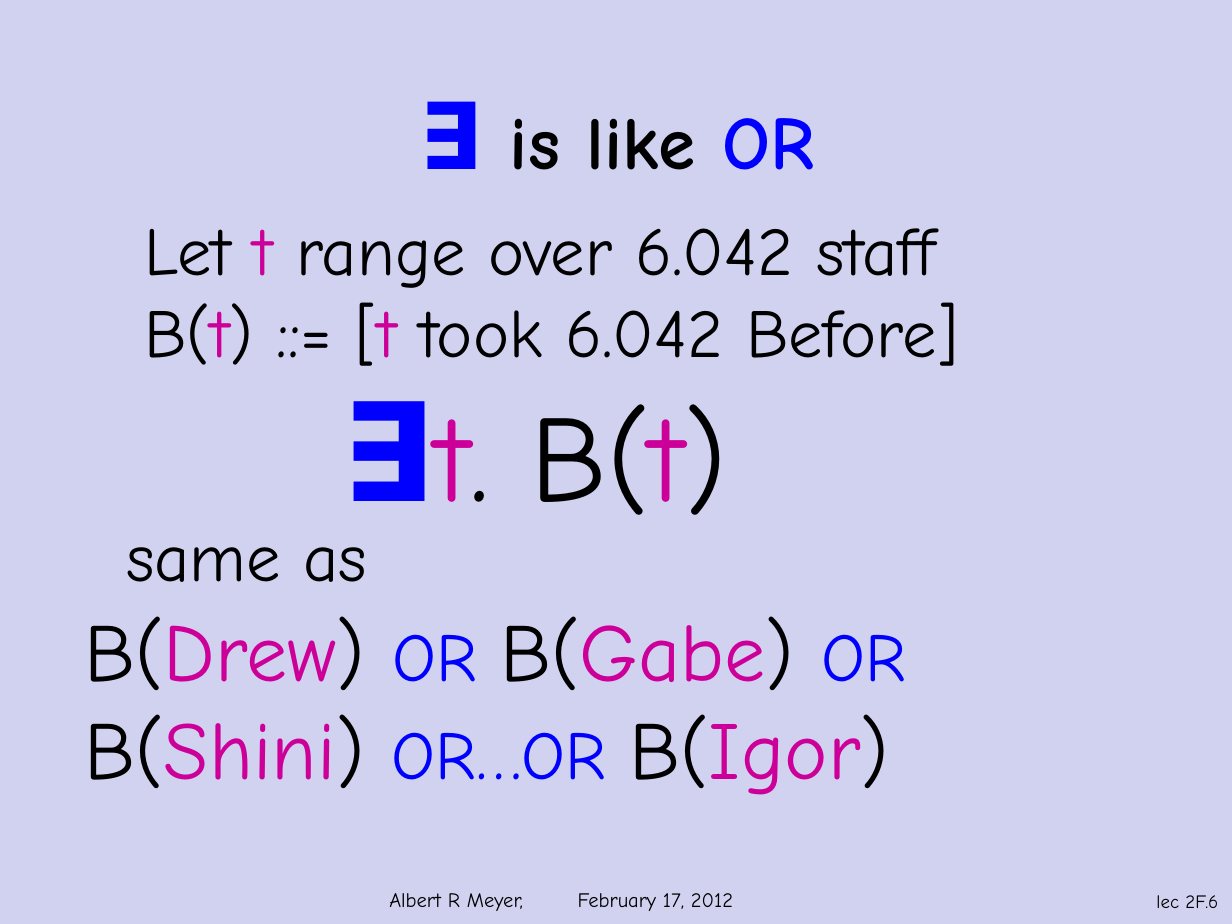
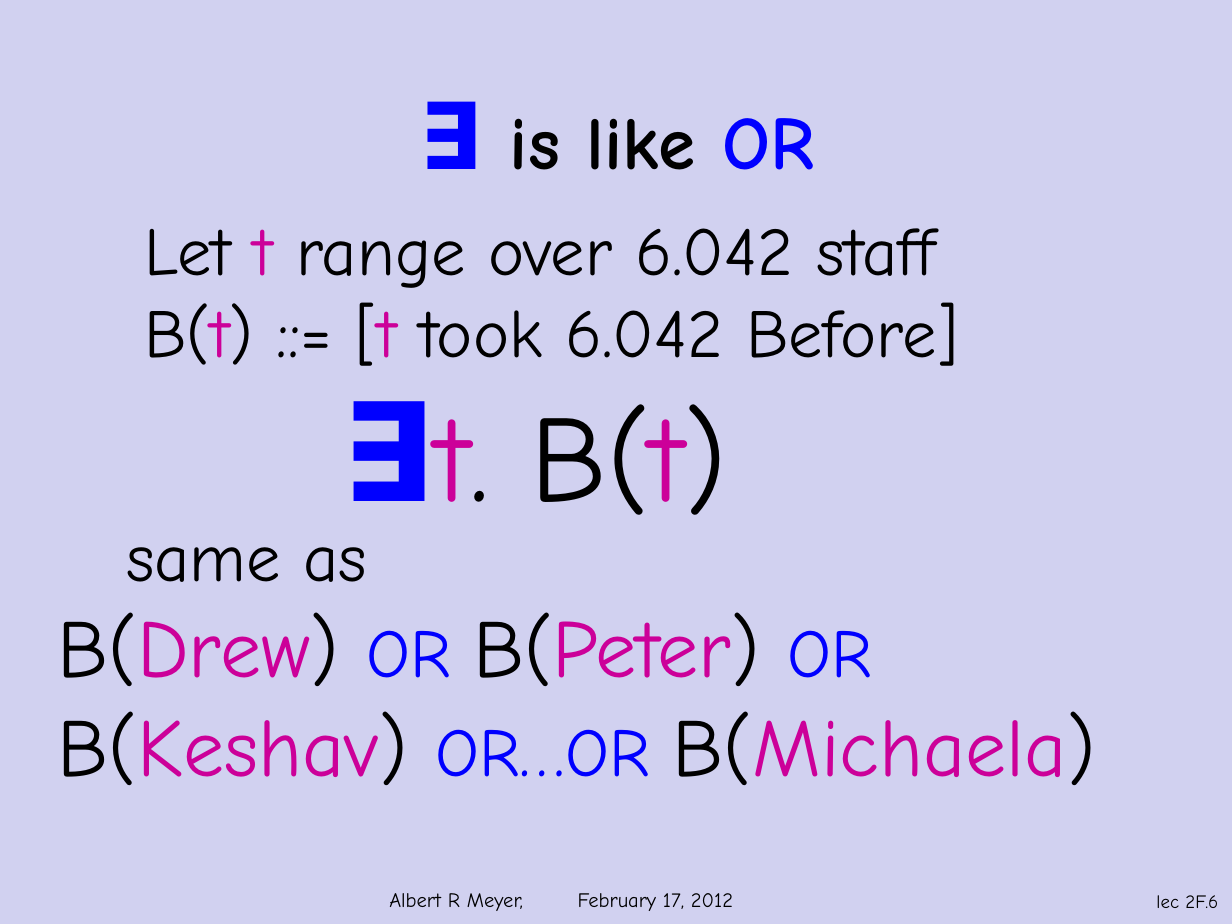
Before and after one commit to armeyer/mcs_web, a slide deck: slide 6 of spring12/slidesS12/slides2f.pptx. Drawn at 1232x924 pixels with LibreOffice and Linux fonts; fonts in the diff are those of the drawing; background and template pictures are left out. Boxes give left, top, right and bottom in pixels: in the first picture for what was removed or moved away, otherwise in the second. Text is boxed around its words. In the diff, an @@ line names an element or a change of style, - is before the commit and + after.

```diff
--- a/spring12/slidesS12/slides2f.pptx
+++ b/spring12/slidesS12/slides2f.pptx
@@ text at <box>58,612,1096,785</box>: text changed @@
-B(Drew) OR B(Gabe) OR
-B(Shini) OR…OR B(Igor)
+B(Drew) OR B(Peter) OR
+B(Keshav) OR…OR B(Michaela)
```
Also in this commit, not shown: 8 other slides changed, 5 other files.
